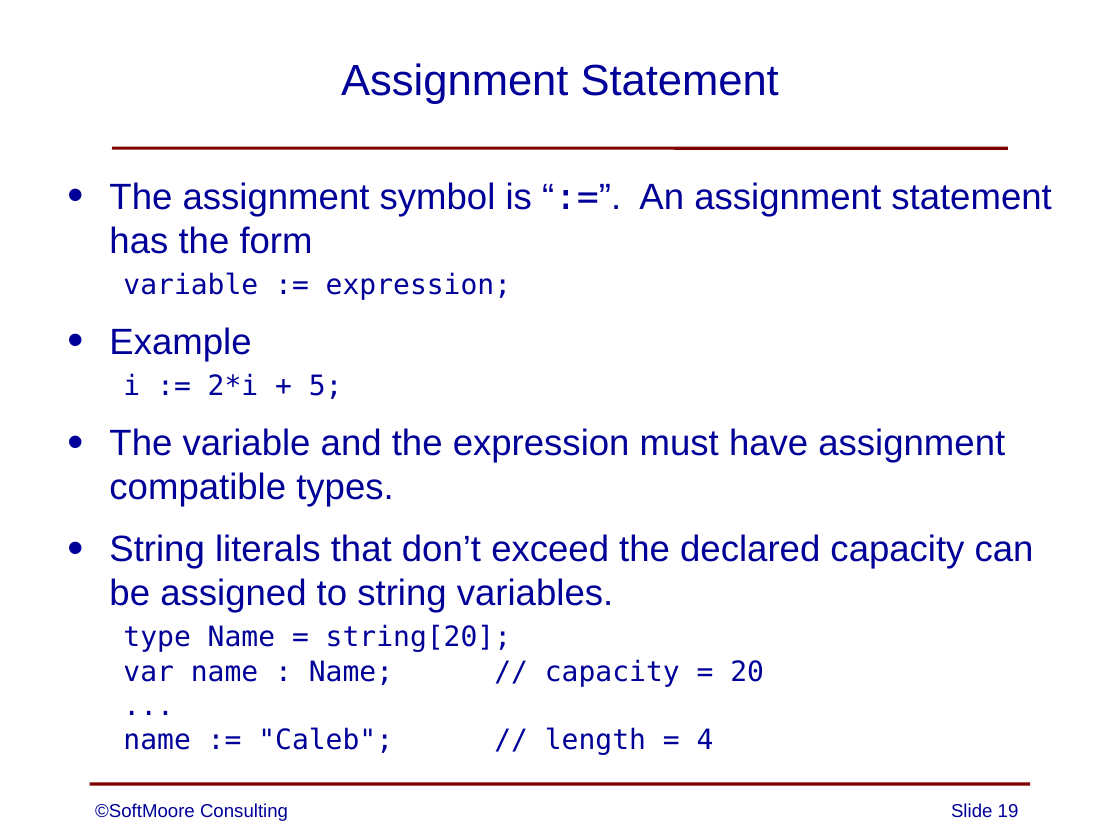
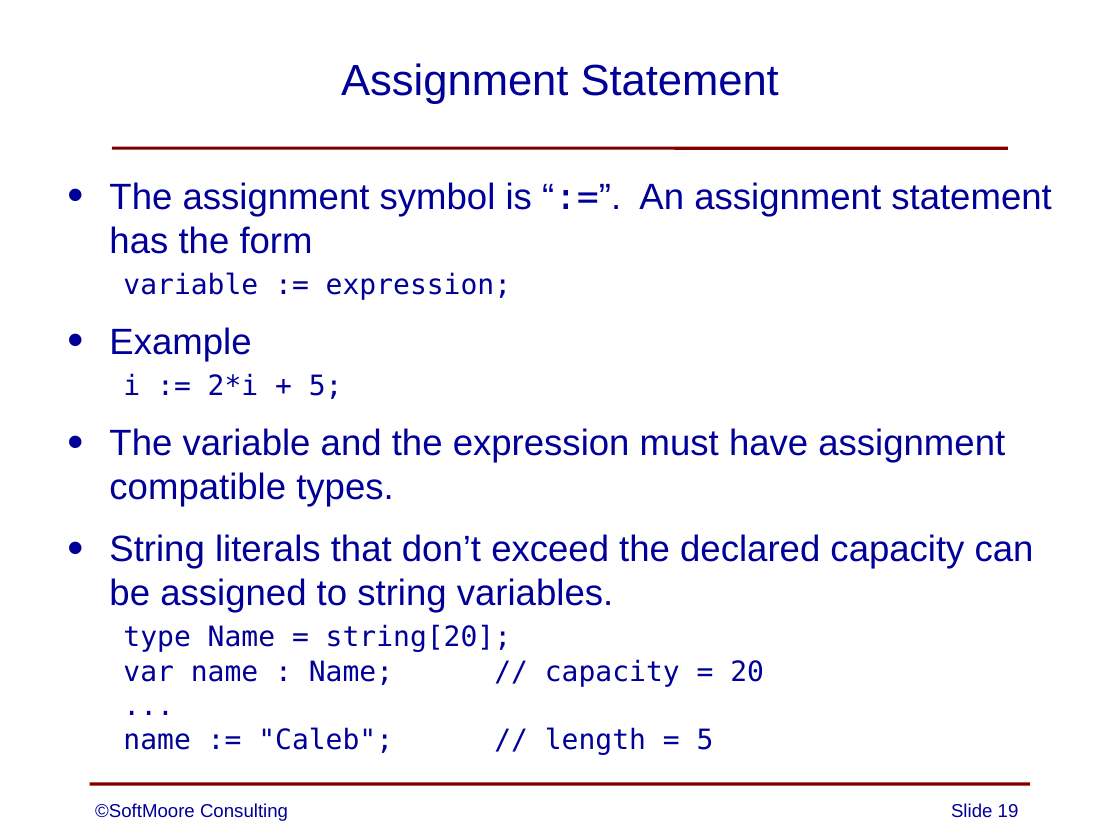
Before and after one commit to SoftMoore/CPRL-Kt-2nd, a slide deck: slide 19 of PowerPoints/04 - Definition of CPRL.pptx. Drawn at 1120x840 pixels with LibreOffice and Linux fonts; fonts in the diff are those of the drawing. Boxes give left, top, right and bottom in pixels: in the first picture for what was removed or moved away, otherwise in the second. Text is boxed around its words. In the diff, an @@ line names an element or a change of style, - is before the commit and + after.

Commit message:
corrected typo on one slide

```diff
--- a/PowerPoints/04 - Definition of CPRL.pptx
+++ b/PowerPoints/04 - Definition of CPRL.pptx
@@ text at (123, 727, 714, 755): text changed @@
-  name := "Caleb"; // length = 4
+  name := "Caleb"; // length = 5
```
